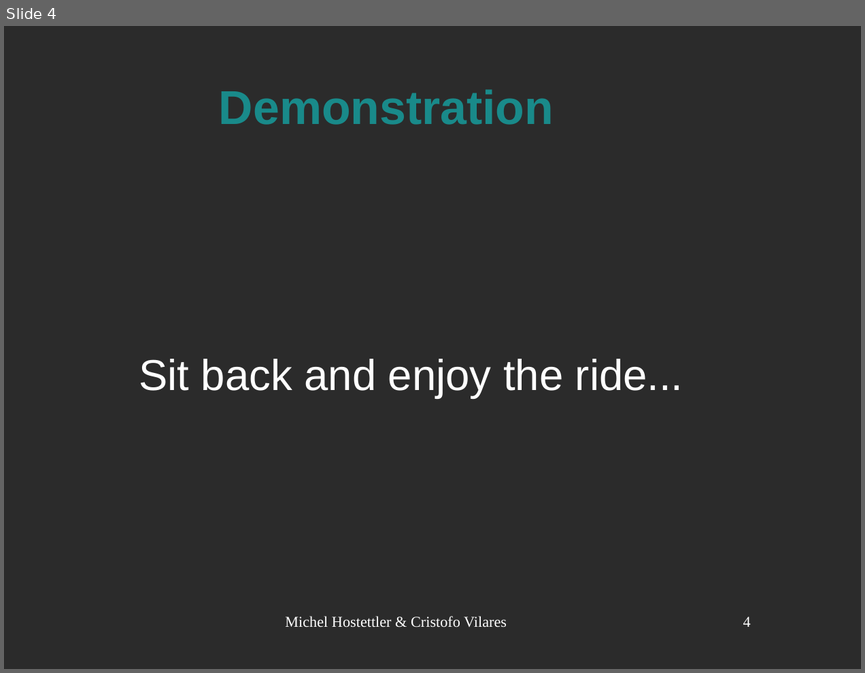
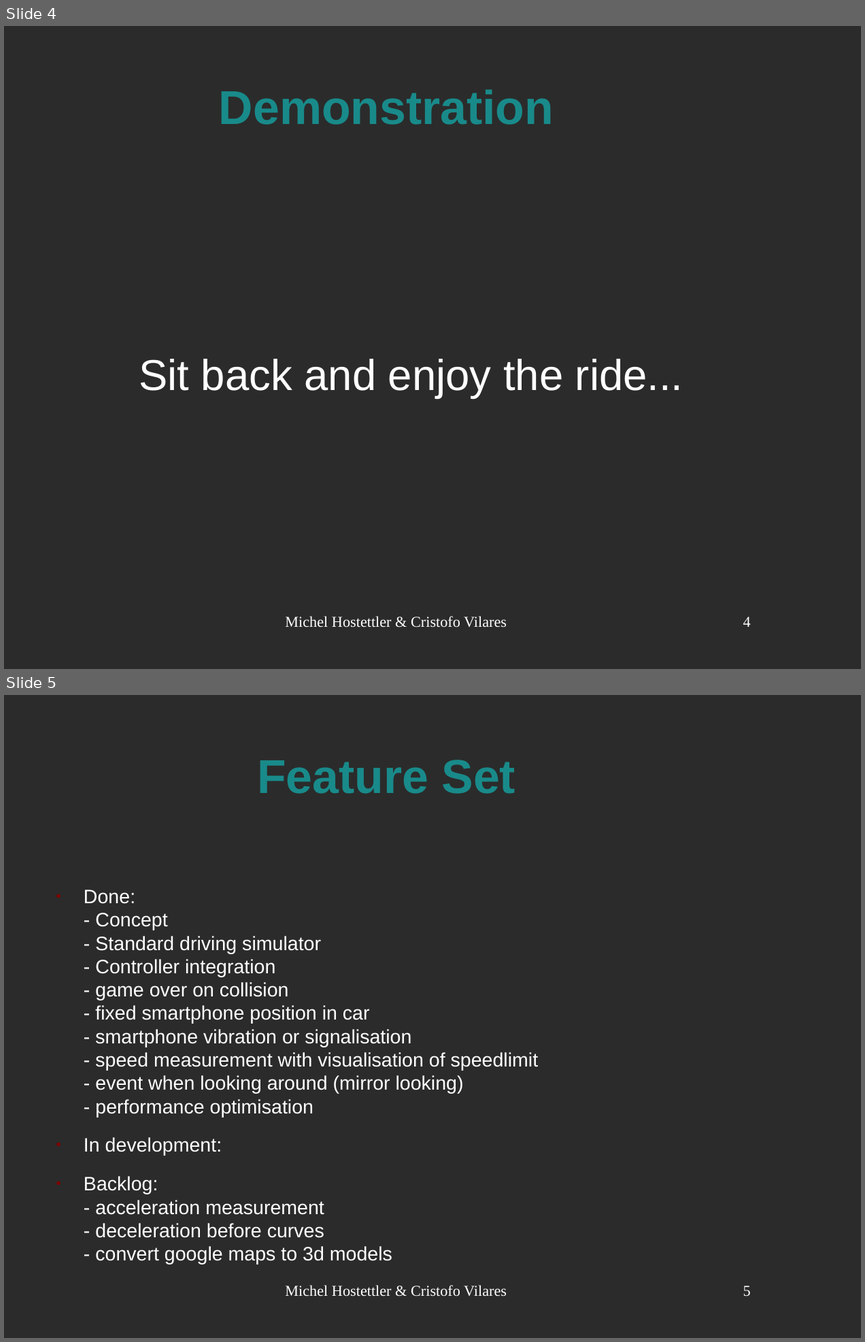
Before and after one commit to CrVilares/Focus_HackZurich, a slide deck: Focus-HackZurich/Presentation/Präsentation_Focus_HackZurich.odp. Shown one above the other, each under a label of ours: slide 4 before the commit, slides 4 and 5 after it. The pictures are 865x673 and 865x1342 pixels, drawn with LibreOffice and Linux fonts; fonts in the diff are those of the drawing; background and template pictures are left out; a plain dark background stands for a picture behind light text. Boxes give left, top, right and bottom in pixels: in the first picture for what was removed or moved away, otherwise in the second. Text is boxed around its words. In the diff, an @@ line names an element or a change of style, - is before the commit and + after.

Commit message:
Präsentation angepasst

```diff
--- a/Focus-HackZurich/Presentation/Präsentation_Focus_HackZurich.odp
+++ b/Focus-HackZurich/Presentation/Präsentation_Focus_HackZurich.odp
@@ slide 5 added at box(4, 695, 861, 1338), background picture (left out) @@
@@ title added at box(257, 760, 516, 794), 44 pt, text #198A8A, bold @@
+Feature Set
@@ text added at box(84, 889, 538, 1264), 18 pt, text #FFFFFF @@
+● Done:
+  - Concept
+  - Standard driving simulator
+  - Controller integration
+  - game over on collision
+  - fixed smartphone position in car
+  - smartphone vibration or signalisation
+  - speed measurement with visualisation of speedlimit
+  - event when looking around (mirror looking)
+  - performance optimisation
+● In development:
+● Backlog:
+  - acceleration measurement
+  - deceleration before curves
+  - convert google maps to 3d models
@@ text added at box(285, 1285, 507, 1296), 14 pt, text #FFFFFF @@
+Michel Hostettler & Cristofo Vilares
@@ page number added at box(743, 1285, 751, 1296), 14 pt, text #FFFFFF @@
+5
```
